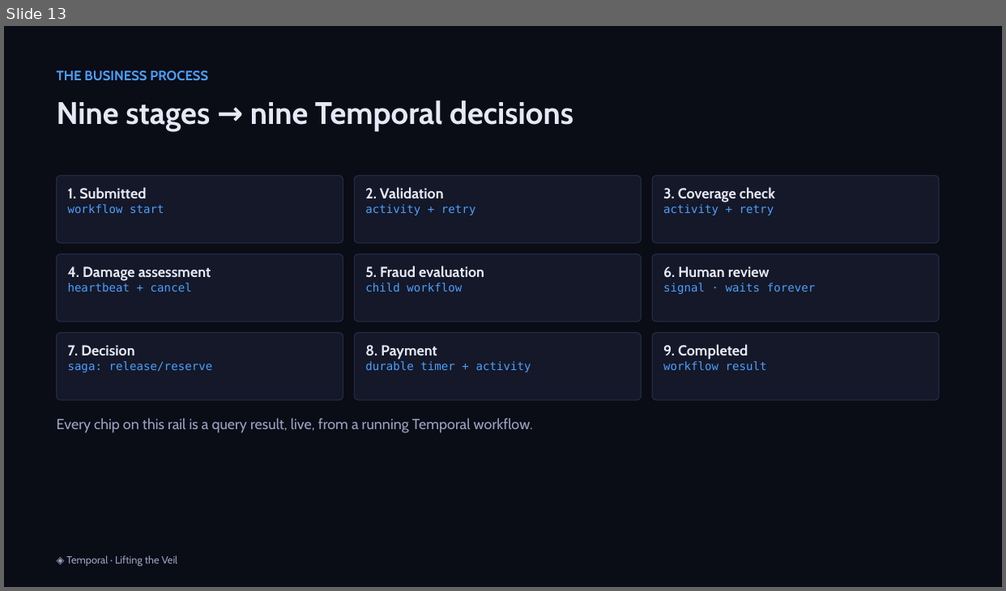
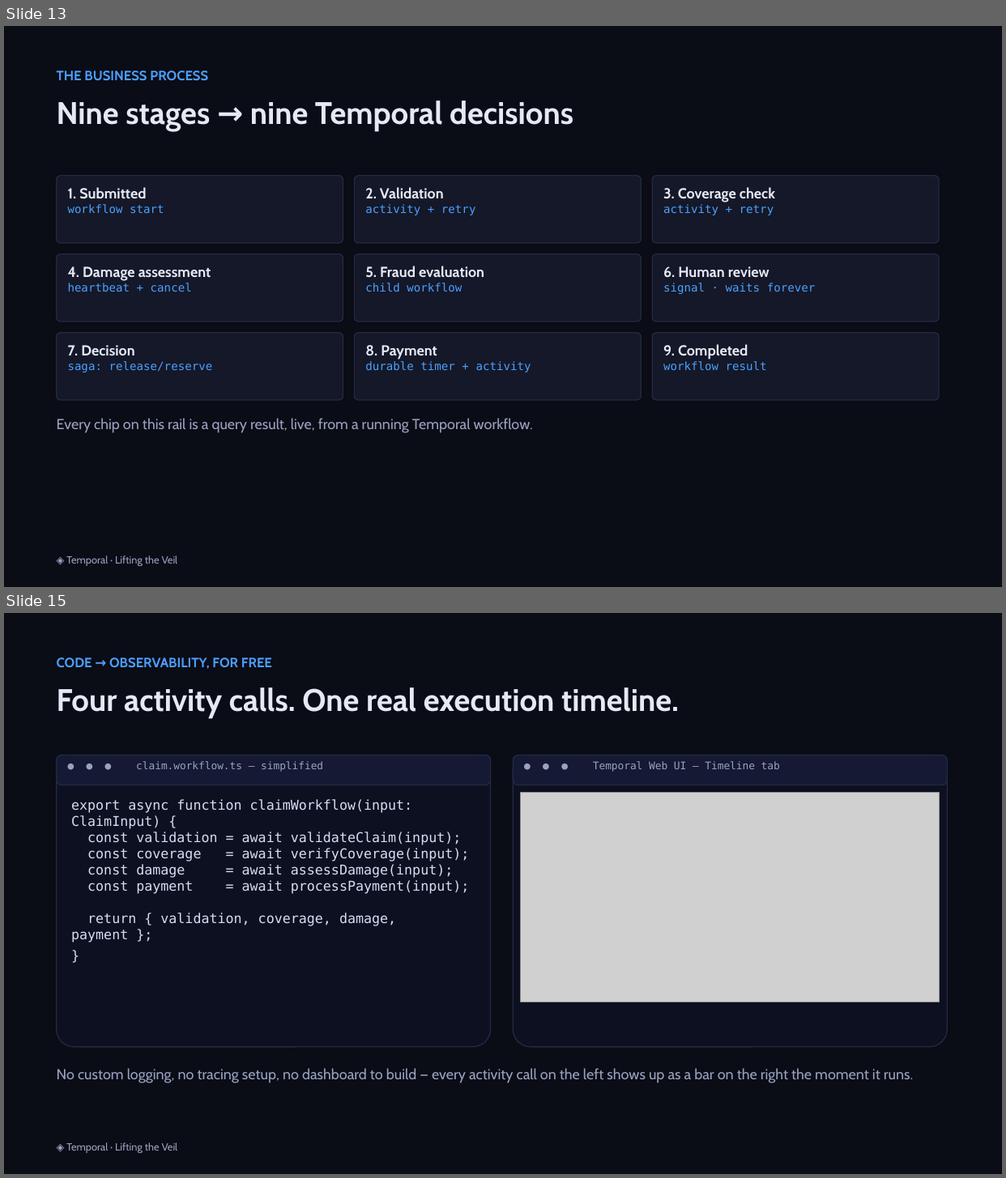
Before and after one commit to simy307/temporal-claims-demo, a slide deck: presentation/Lifting-the-Veil-Temporal-Talk.pptx. Shown one above the other, each under a label of ours: slide 13 before the commit, slides 13 and 15 after it; the slides between them are not shown. The pictures are 1006x591 and 1006x1178 pixels, drawn with LibreOffice and Linux fonts; fonts in the diff are those of the drawing; grey boxes stand for pictures. Boxes give left, top, right and bottom in pixels: in the first picture for what was removed or moved away, otherwise in the second. Text is boxed around its words. In the diff, an @@ line names an element or a change of style, - is before the commit and + after.

```diff
--- a/presentation/Lifting-the-Veil-Temporal-Talk.pptx
+++ b/presentation/Lifting-the-Veil-Temporal-Talk.pptx
@@ slide 15 added at [4, 613, 1002, 1174], background #FFFFFF @@
@@ rectangle added at [4, 613, 1002, 1174], fill #0A0C16 @@
@@ text added at [57, 658, 272, 669], 13 pt, text #4C9FFE, bold @@
+CODE → OBSERVABILITY, FOR FREE
@@ text added at [57, 688, 679, 718], 30 pt, text #E6E9F5, bold @@
+Four activity calls. One real execution timeline.
@@ rounded rectangle added at [57, 756, 491, 1047], fill #0D1020, outline #232A41 1 pt @@
@@ rounded rectangle added at [57, 756, 491, 786], fill #151934, outline #232A41 1 pt @@
@@ rounded rectangle added at [513, 756, 948, 1047], fill #0D1020, outline #232A41 1 pt @@
@@ rounded rectangle added at [513, 756, 948, 786], fill #151934, outline #232A41 1 pt @@
@@ text added at [136, 761, 323, 772], 10 pt, text #9AA2C0 @@
+● ● ● claim.workflow.ts — simplified
@@ text added at [593, 761, 780, 772], 10 pt, text #9AA2C0 @@
+● ● ● Temporal Web UI — Timeline tab
@@ text added at [71, 799, 470, 943], 13 pt, text #D6DCF5 @@
+export async function claimWorkflow(input: ClaimInput) {
+const validation = await validateClaim(input);
+const coverage = await verifyCoverage(input);
+const damage = await assessDamage(input);
+const payment = await processPayment(input);
+return { validation, coverage, damage, payment };
+}
@@ picture added at [521, 793, 940, 1003] @@
@@ text added at [57, 1068, 913, 1084], 14 pt, text #9AA2C0 @@
+No custom logging, no tracing setup, no dashboard to build — every activity call on the left shows up as a bar on the right the moment it runs.
@@ text added at [66, 1143, 178, 1153], 10 pt, text #9AA2C0 @@
+◈ Temporal · Lifting the Veil
```
Also in this commit, not shown: 8 slides changed, 5 other files.
